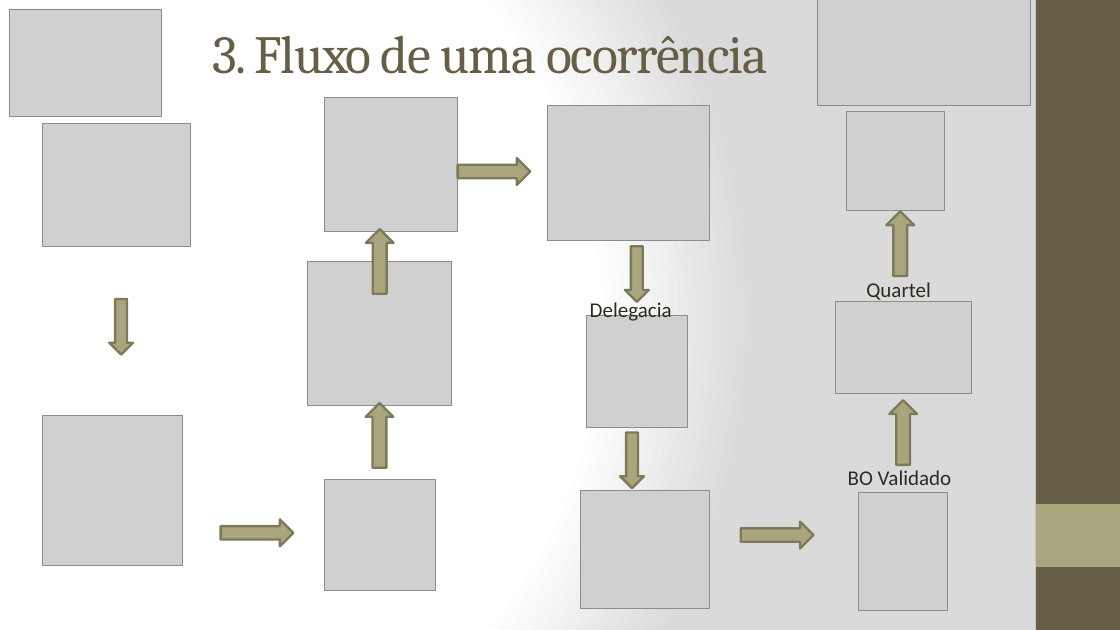
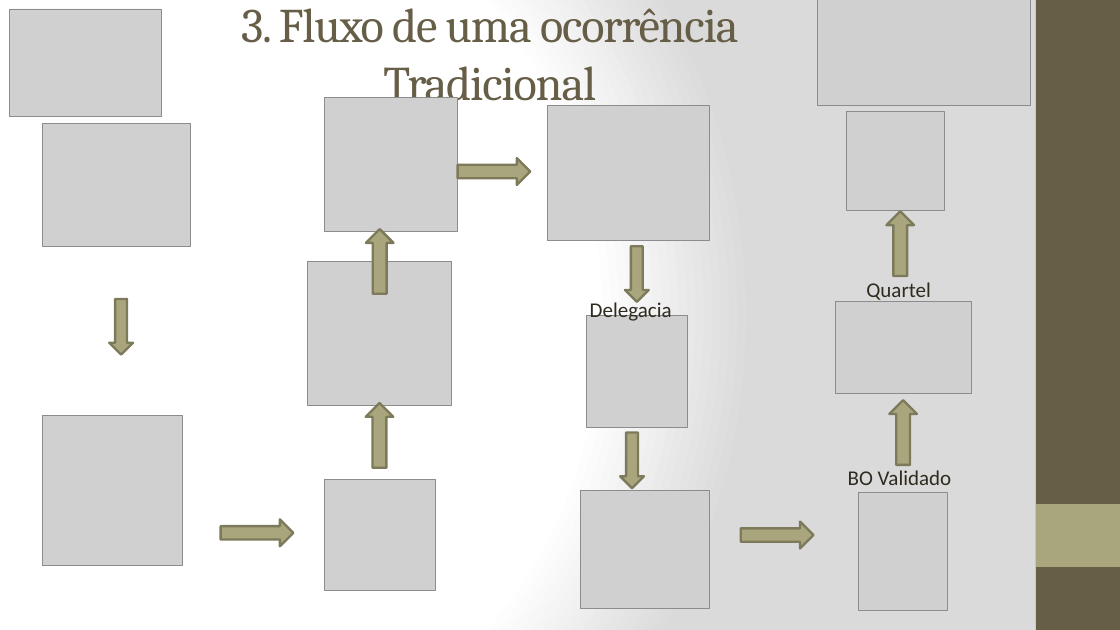
Before and after one commit to marlonscastro/estagiotcc, a slide deck: slide 8 of Apresentação_PPT.pptx (slide 5 before the commit). Drawn at 1120x630 pixels with LibreOffice and Linux fonts; fonts in the diff are those of the drawing; grey boxes stand for pictures. Boxes give left, top, right and bottom in pixels: in the first picture for what was removed or moved away, otherwise in the second. Text is boxed around its words. In the diff, an @@ line names an element or a change of style, - is before the commit and + after.

```diff
--- a/Apresentação_PPT.pptx
+++ b/Apresentação_PPT.pptx
@@ title at <box>241,8,738,110</box>: text changed; size 46 to 41.4 pt @@
-3. Fluxo de uma ocorrência
+3. Fluxo de uma ocorrência
+Tradicional
```
Also in this commit, not shown: 4 other slides changed, 4 slides added, 1 slide removed.
